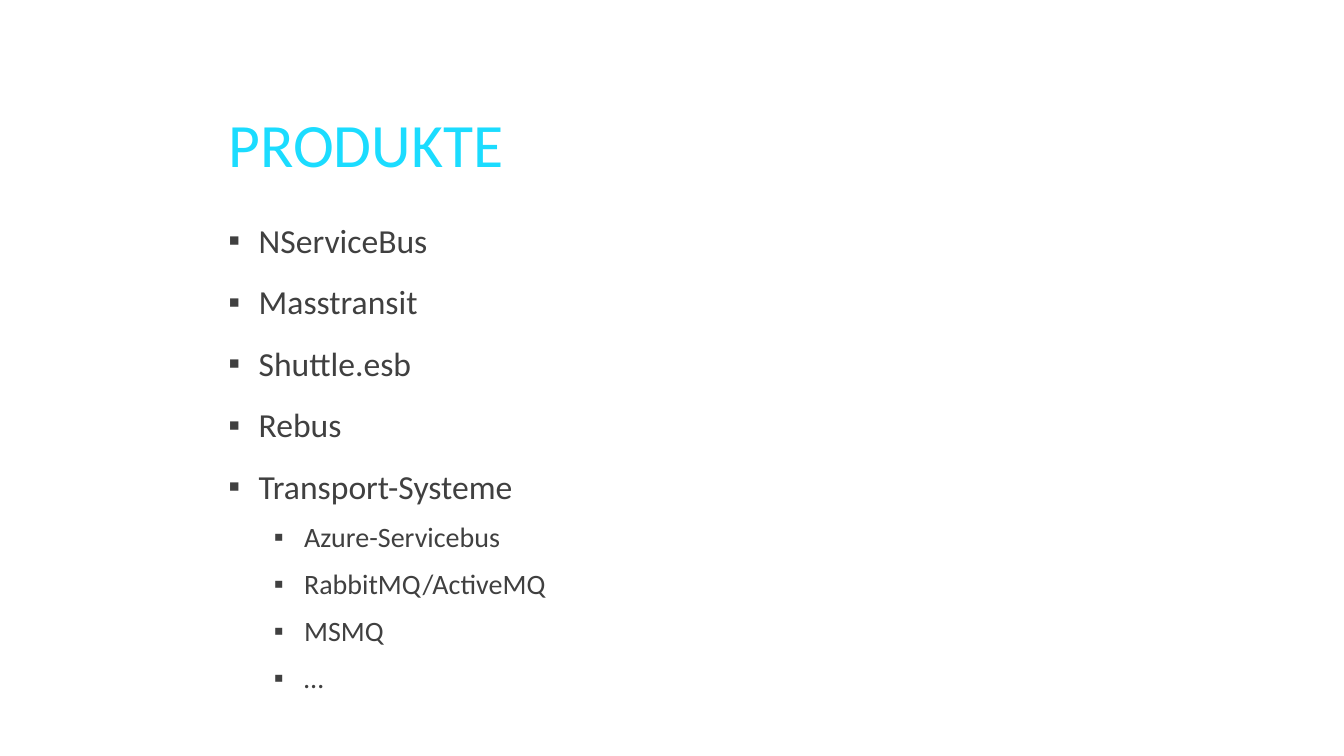
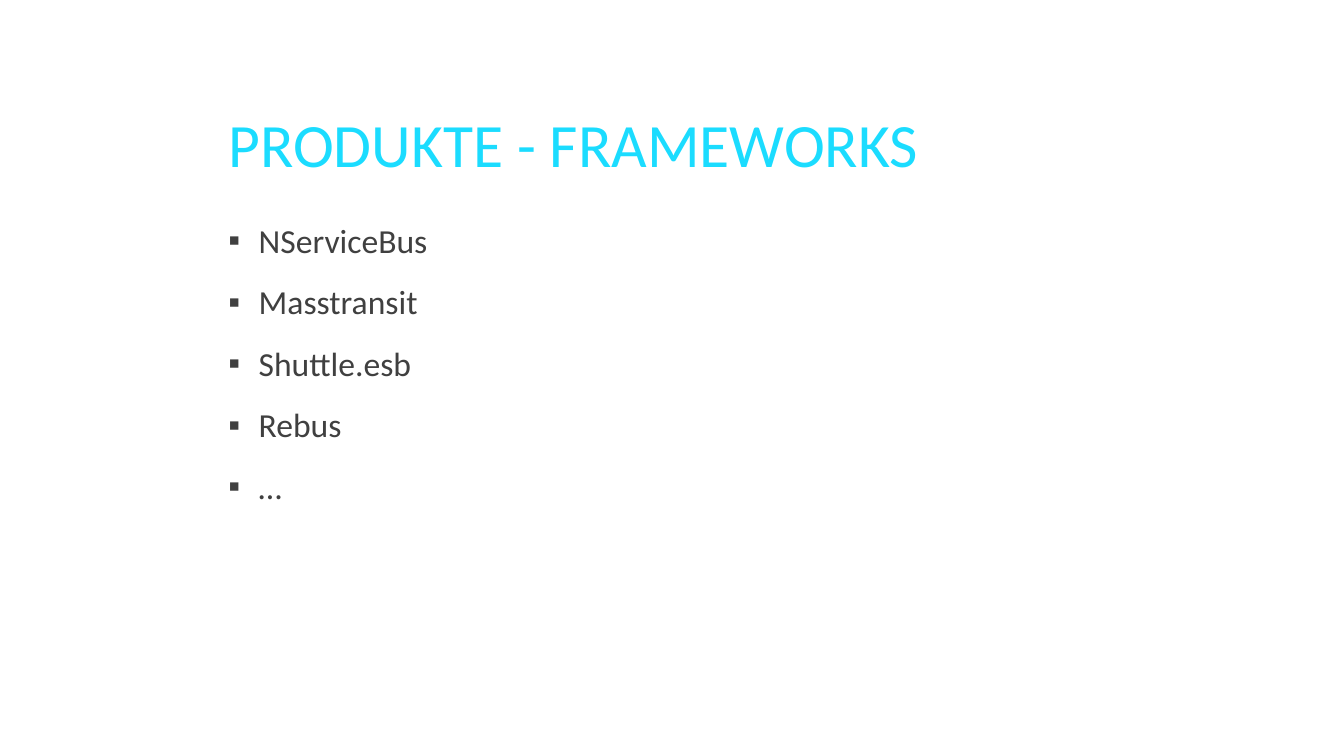
Before and after one commit to twenzel/MessageBusDemo, a slide deck: slide 20 of MessageBus.pptx (slide 13 before the commit). Drawn at 1344x756 pixels with LibreOffice and Linux fonts; fonts in the diff are those of the drawing; background and template pictures are left out. Boxes give left, top, right and bottom in pixels: in the first picture for what was removed or moved away, otherwise in the second. Text is boxed around its words. In the diff, an @@ line names an element or a change of style, - is before the commit and + after.

Commit message:
Update slides

```diff
--- a/MessageBus.pptx
+++ b/MessageBus.pptx
@@ title at (228,127,918,168): text changed @@
-PRODUKTE
+PRODUKTE - FRAMEWORKS
@@ text "NServiceBus" at (259,230,428,438): size 20 to 24 pt in "…"; list level 2 to 1 in "…" @@
@@ text at (259,477,545,645): paragraphs removed @@
-▪ Transport-Systeme
-  ▪ Azure-Servicebus
-  ▪ RabbitMQ/ActiveMQ
-  ▪ MSMQ
```
Also in this commit, not shown: 2 other slides changed, 4 slides added.
